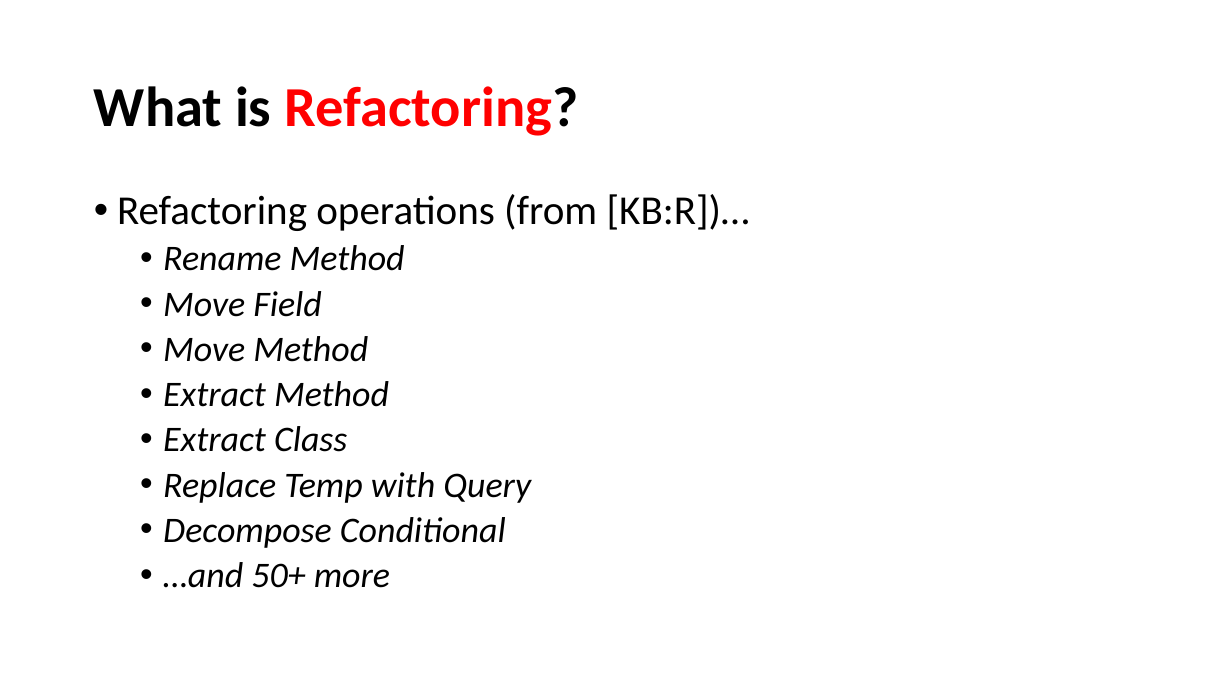
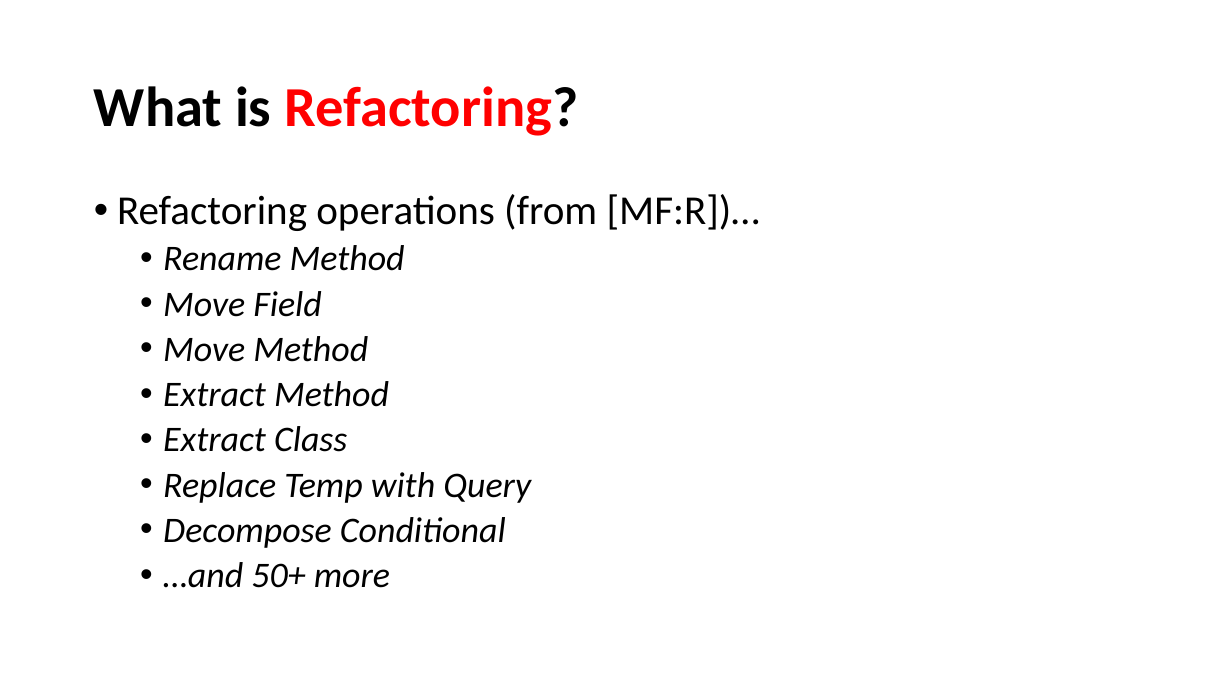
Before and after one commit to perl-easj/OOProg, a slide deck: slide 18 of Chap/ReFac/Presentations/Refactoring.pptx. Drawn at 1232x693 pixels with LibreOffice and Linux fonts; fonts in the diff are those of the drawing. Boxes give left, top, right and bottom in pixels: in the first picture for what was removed or moved away, otherwise in the second. Text is boxed around its words. In the diff, an @@ line names an element or a change of style, - is before the commit and + after.

```diff
--- a/Chap/ReFac/Presentations/Refactoring.pptx
+++ b/Chap/ReFac/Presentations/Refactoring.pptx
@@ text at [117,194,760,231]: text changed @@
-• Refactoring operations (from [KB:R])…
+• Refactoring operations (from [MF:R])…
```
Also in this commit, not shown: 2 other slides changed.
